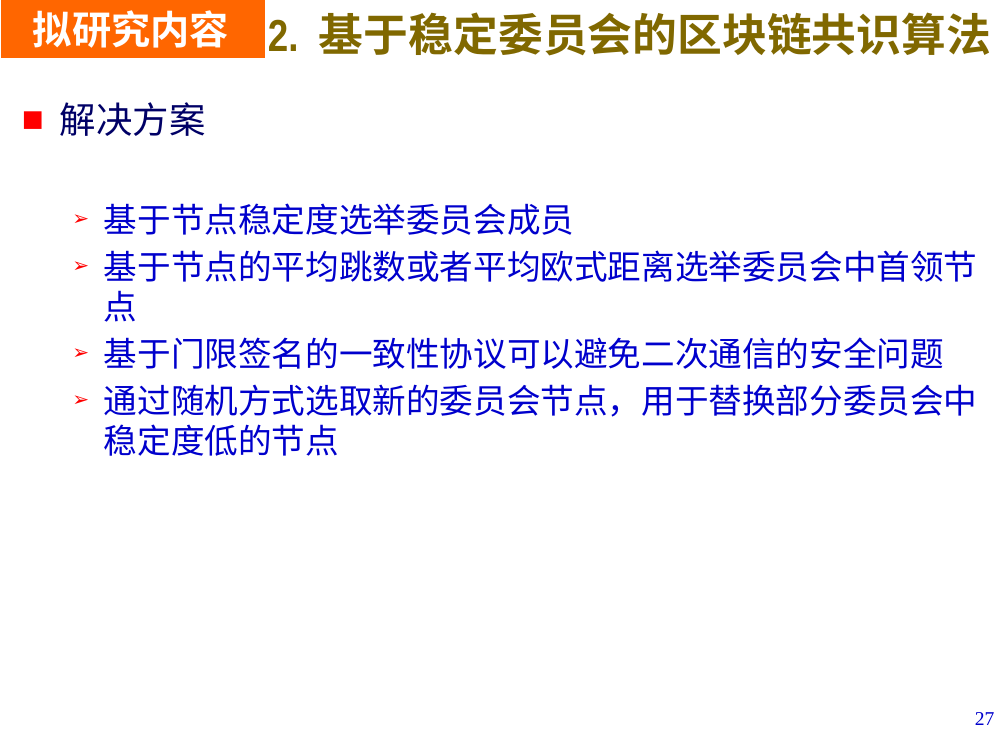
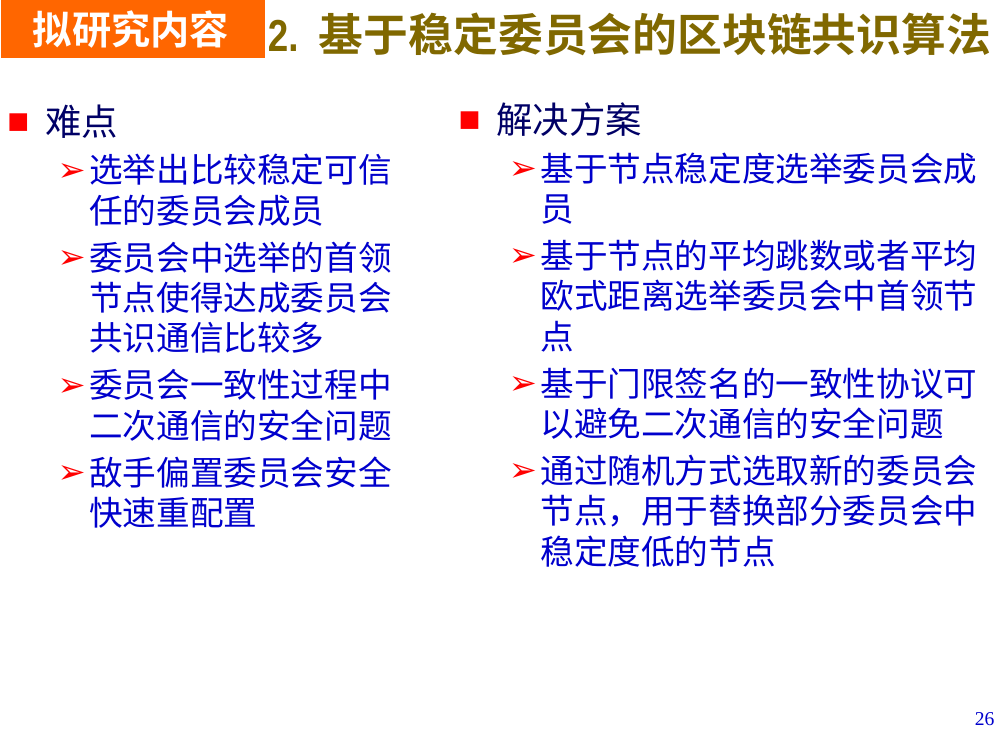
Before and after one commit to LiZhang2021/Blockchain, a slide deck: slide 26 of Doc/PHD_Papers/Thesis Proposal/开题V1.pptx (slide 27 before the commit). Drawn at 1008x756 pixels with LibreOffice and Linux fonts; fonts in the diff are those of the drawing; background and template pictures are left out. Boxes give left, top, right and bottom in pixels: in the first picture for what was removed or moved away, otherwise in the second. Text is boxed around its words. In the diff, an @@ line names an element or a change of style, - is before the commit and + after.

```diff
--- a/Doc/PHD_Papers/Thesis Proposal/开题V1.pptx
+++ b/Doc/PHD_Papers/Thesis Proposal/开题V1.pptx
@@ text added at bbox=[45, 104, 391, 528], 24 pt, text #0000CC @@
+■ 难点
+  ➢ 选举出比较稳定可信任的委员会成员
+  ➢ 委员会中选举的首领节点使得达成委员会共识通信比较多
+  ➢ 委员会一致性过程中二次通信的安全问题
+  ➢ 敌手偏置委员会安全快速重配置
@@ text "解决方案" rewrapped from bbox=[60, 102, 978, 456] to bbox=[496, 102, 977, 567] @@
@@ page number at bbox=[975, 712, 995, 726]: text changed @@
-27
+26
```
Also in this commit, not shown: 24 other slides changed, 1 slide added, 4 slides removed, 1 other file.
